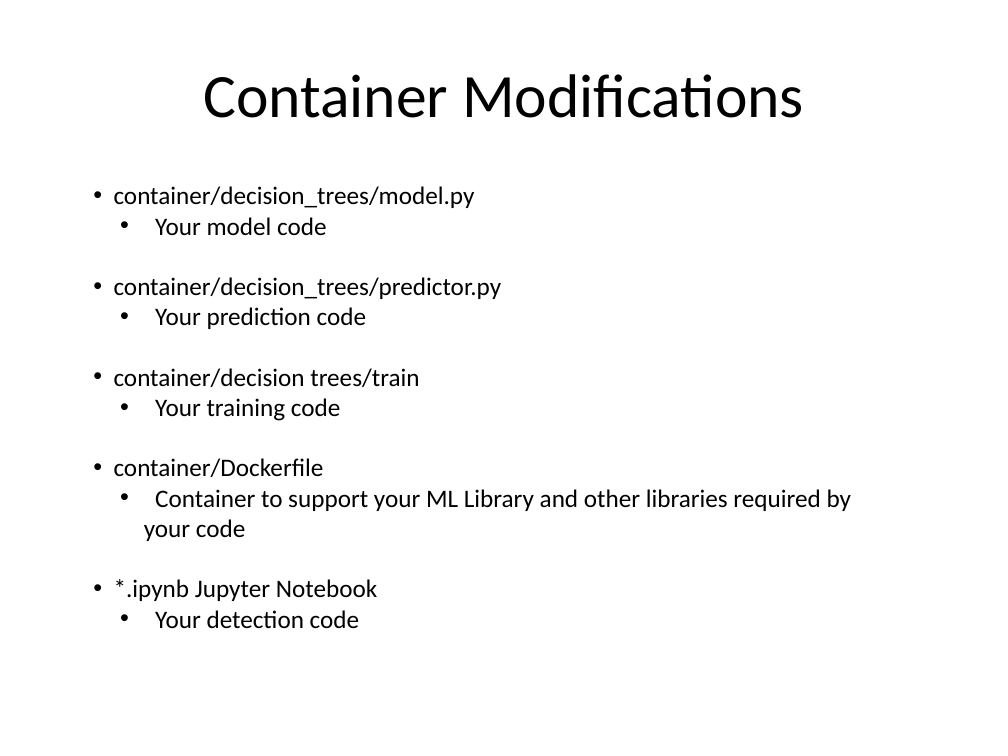
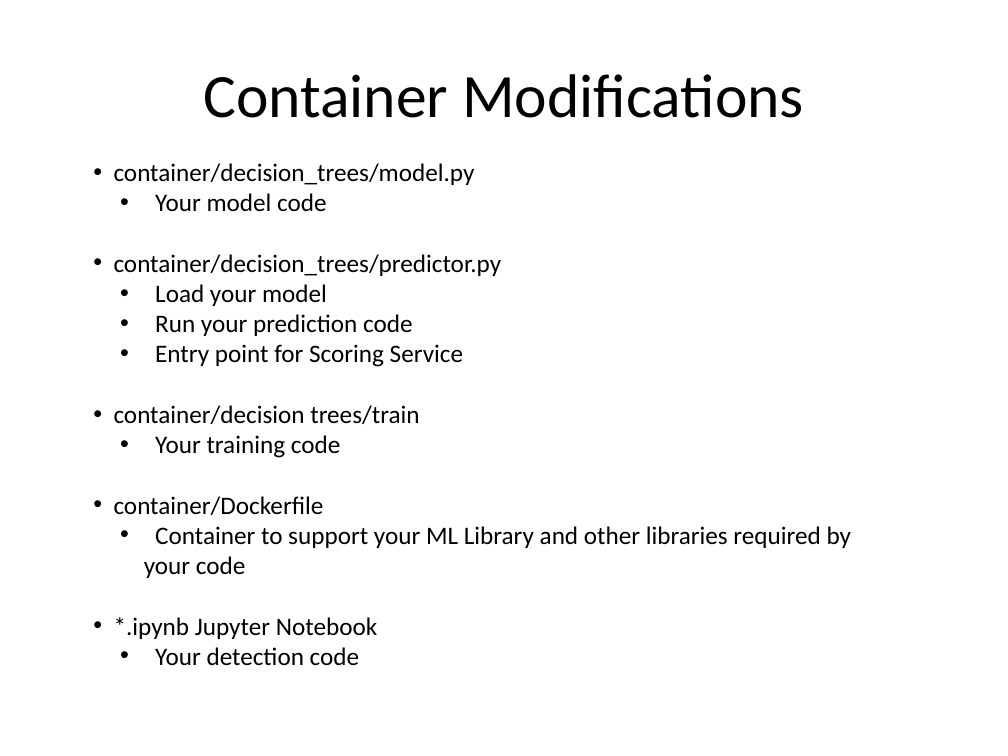
Before and after one commit to kskalvar/aws-sagemaker-planesnet-tflearn-bring-your-own-container, a slide deck: slide 9 of slides/AWS-Sagemaker-Planesnet-TFLearn-Bring-Your-Own-Container.pptx. Drawn at 1008x756 pixels with LibreOffice and Linux fonts; fonts in the diff are those of the drawing. Boxes give left, top, right and bottom in pixels: in the first picture for what was removed or moved away, otherwise in the second. Text is boxed around its words. In the diff, an @@ line names an element or a change of style, - is before the commit and + after.

```diff
--- a/slides/AWS-Sagemaker-Planesnet-TFLearn-Bring-Your-Own-Container.pptx
+++ b/slides/AWS-Sagemaker-Planesnet-TFLearn-Bring-Your-Own-Container.pptx
@@ text "container/decision_trees/model.py": place and size @@
-text "container/decision_trees/model.py" at (114,186,851,628)
+text "container/decision_trees/model.py" at (114,163,851,665)
@@ text at (155,284,463,367): text changed @@
-  • Your prediction code
+  • Load your model
+  • Run your prediction code
+  • Entry point for Scoring Service
```
Also in this commit, not shown: 5 other slides changed, 1 slide added.
